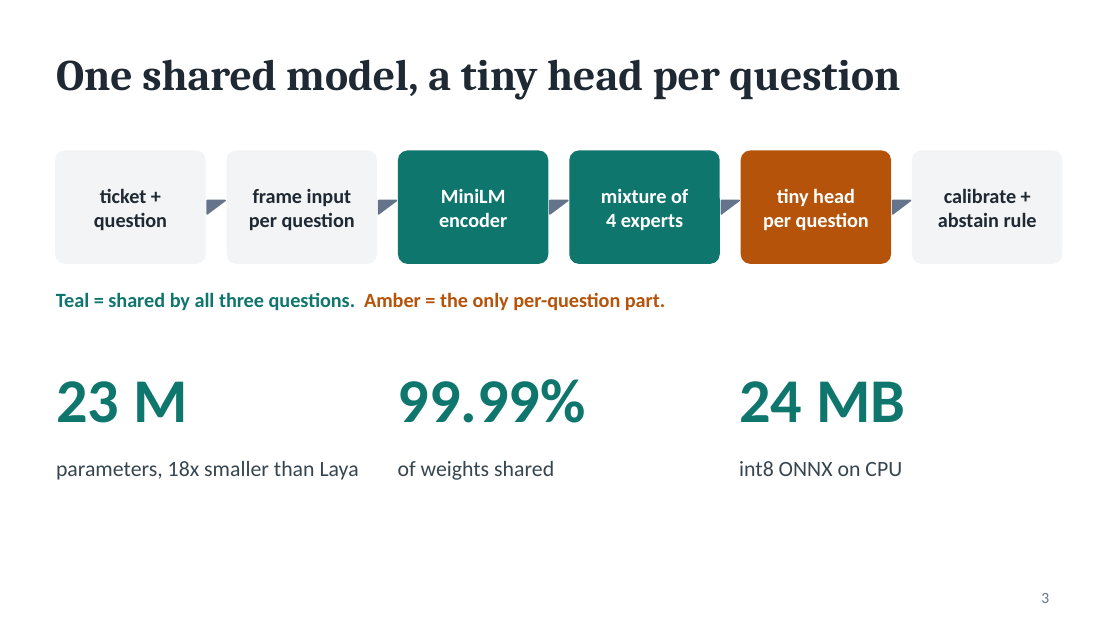
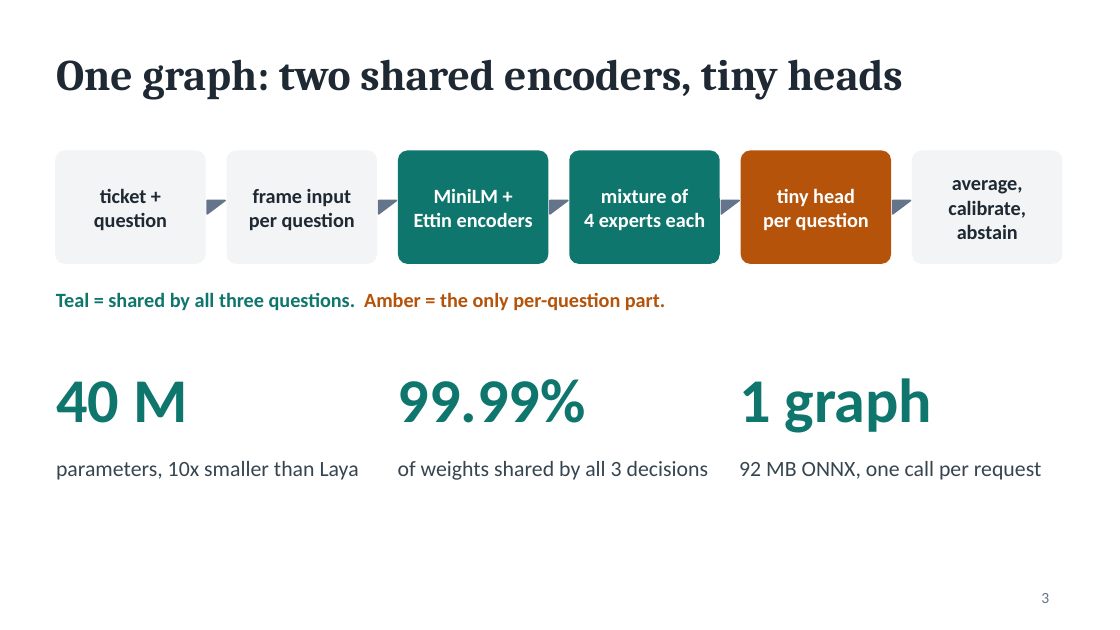
Before and after one commit to Amal-Verma/Jev-router-decide, a slide deck: slide 3 of docs/presentation/decide.pptx. Drawn at 1120x630 pixels with LibreOffice and Linux fonts; fonts in the diff are those of the drawing. Boxes give left, top, right and bottom in pixels: in the first picture for what was removed or moved away, otherwise in the second. Text is boxed around its words. In the diff, an @@ line names an element or a change of style, - is before the commit and + after.

```diff
--- a/docs/presentation/decide.pptx
+++ b/docs/presentation/decide.pptx
@@ title at box(56, 59, 902, 100): text changed @@
-One shared model, a tiny head per question
+One graph: two shared encoders, tiny heads
@@ text at box(414, 189, 533, 227): text changed @@
-MiniLM
-encoder
+MiniLM +
+Ettin encoders
@@ text at box(948, 180, 1026, 239): text changed @@
-calibrate +
-abstain rule
+average,
+calibrate,
+abstain
@@ text at box(584, 212, 705, 231): text changed @@
-4 experts
+4 experts each
@@ text at box(56, 381, 187, 423): text changed @@
-23 M
+40 M
@@ text at box(739, 378, 933, 433): text changed @@
-24 MB
+1 graph
@@ text at box(56, 461, 359, 480): text changed @@
-parameters, 18x smaller than Laya
+parameters, 10x smaller than Laya
@@ text at box(398, 461, 708, 480): text changed @@
-of weights shared
+of weights shared by all 3 decisions
@@ text at box(739, 461, 1042, 480): text changed @@
-int8 ONNX on CPU
+92 MB ONNX, one call per request
```
Also in this commit, not shown: 6 other slides changed, 1 other file.
